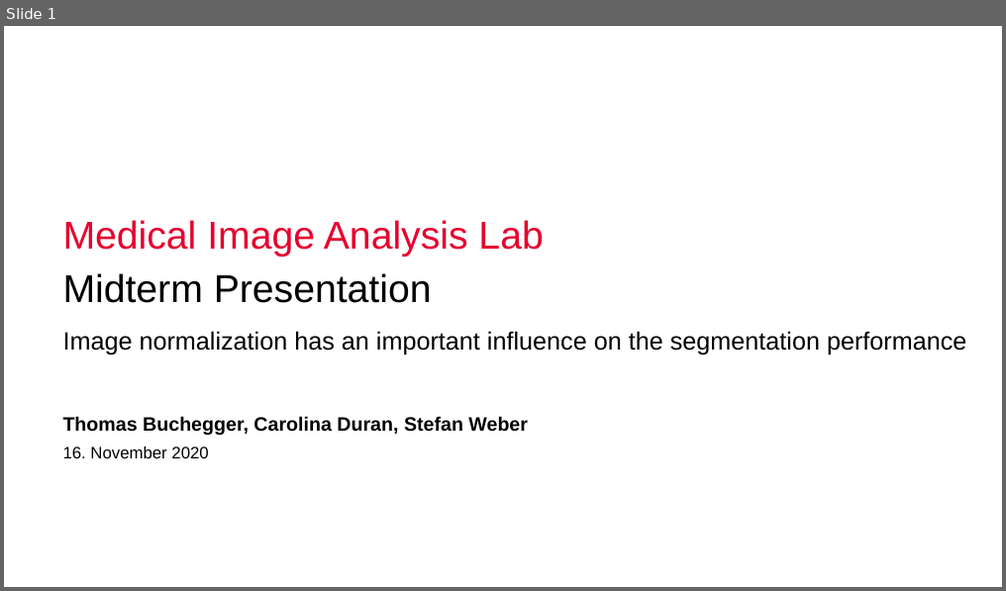
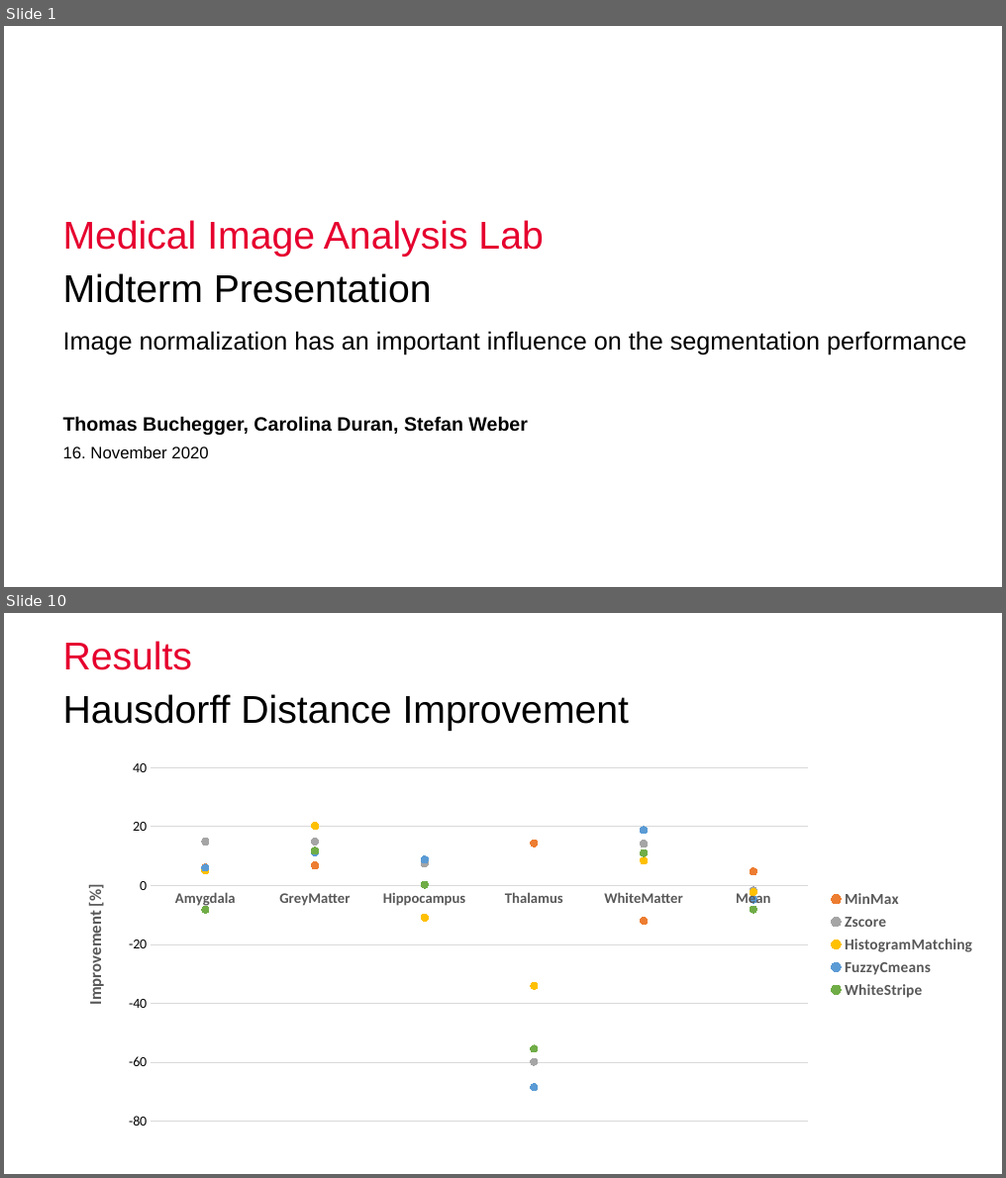
Before and after one commit to nibill/MIALab-1, a slide deck: Presentation/Midterm Presentation.pptx. Shown one above the other, each under a label of ours: slide 1 before the commit, slides 1 and 10 after it; the slides between them are not shown. The pictures are 1006x591 and 1006x1178 pixels, drawn with LibreOffice and Linux fonts; fonts in the diff are those of the drawing; background and template pictures are left out. Boxes give left, top, right and bottom in pixels: in the first picture for what was removed or moved away, otherwise in the second. Text is boxed around its words. In the diff, an @@ line names an element or a change of style, - is before the commit and + after.

```diff
--- a/Presentation/Midterm Presentation.pptx
+++ b/Presentation/Midterm Presentation.pptx
@@ slide 10 added at [4,613,1002,1174], background #FFFFFF @@
@@ title added at [63,641,193,670], 28 pt, text #E6002E @@
+Results
@@ text added at [63,694,629,731], 28 pt, text #000000 @@
+Hausdorff Distance Improvement
@@ line chart added at [62,753,986,1138] @@
+categories: Amygdala, GreyMatter, Hippocampus, Thalamus, WhiteMatter, Mean
+MinMax: 6, 7, 8, 14, -12, 5
+Zscore: 15, 15, 7, -60, 14, -2
+HistogramMatching: 5, 20, -11, -34, 8, -2
+FuzzyCmeans: 6, 11, 9, -68, 19, -5
+WhiteStripe: -8, 12, 0, -55, 11, -8
```
Also in this commit, not shown: 2 slides changed, 7 other slides added, 2 slides removed.
